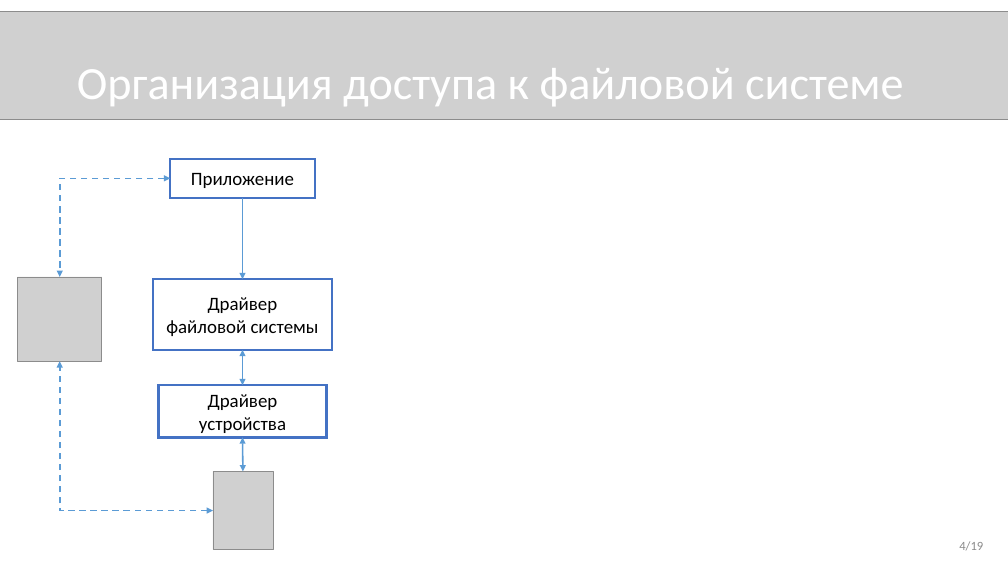
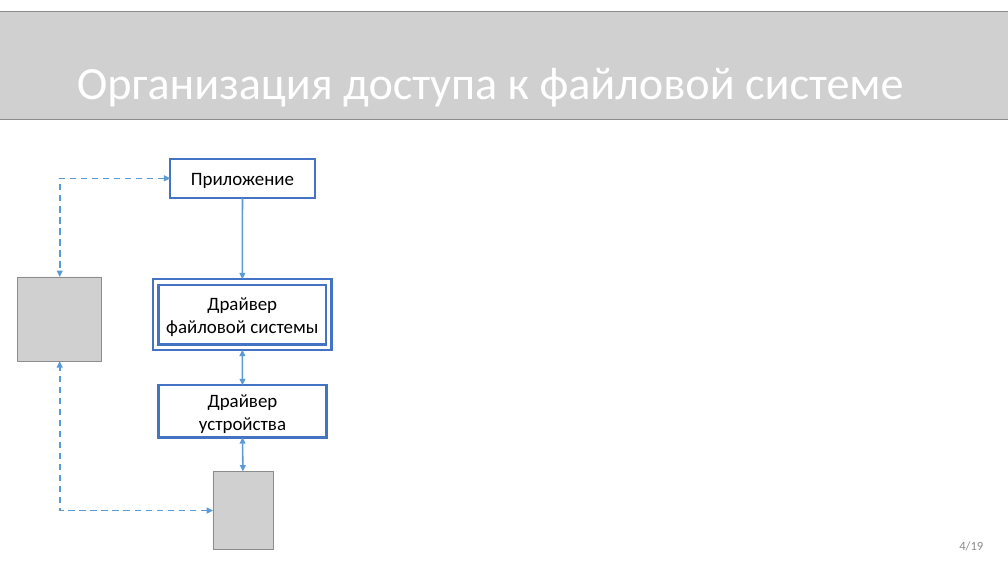
Before and after one commit to novokrest/master-thesis, a slide deck: slide 4 of presentation.pptx. Drawn at 1008x567 pixels with LibreOffice and Linux fonts; fonts in the diff are those of the drawing; grey boxes stand for pictures. Boxes give left, top, right and bottom in pixels: in the first picture for what was removed or moved away, otherwise in the second. Text is boxed around its words. In the diff, an @@ line names an element or a change of style, - is before the commit and + after.

```diff
--- a/presentation.pptx
+++ b/presentation.pptx
@@ rectangle added at (159,285,326,345), outline #4472C4 2.25 pt @@
```
Also in this commit, not shown: 4 other slides changed, 4 other files.
